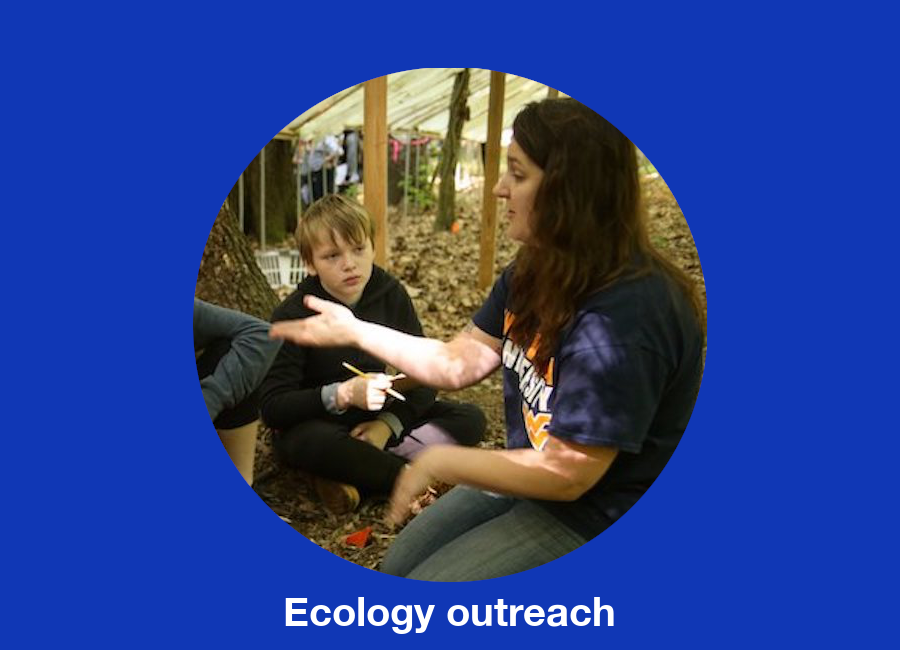
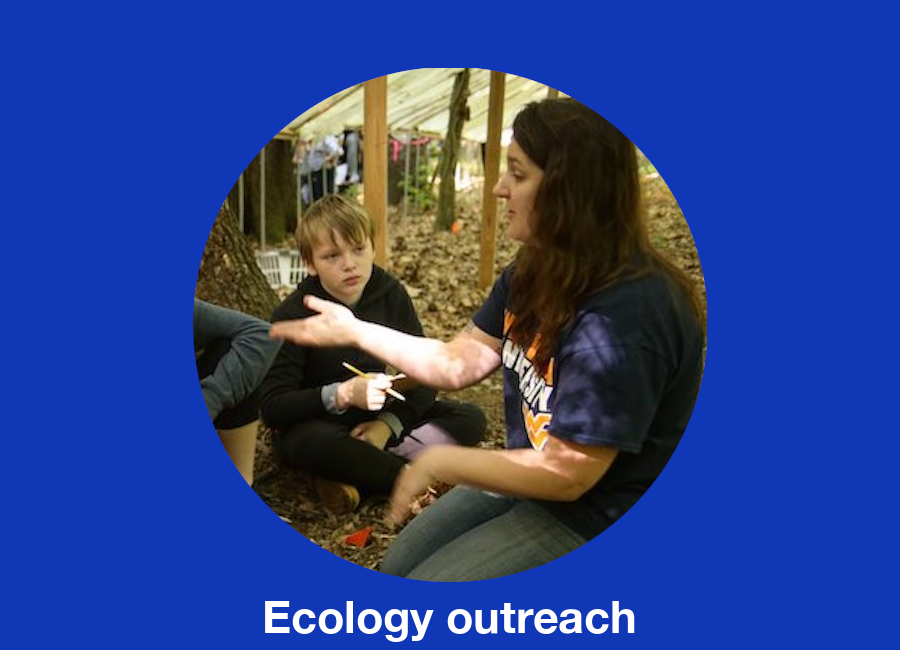
Before/after of a 900 × 650 layered artwork. What changed in the layer stack:
painted on "Ecology outreach" over [265, 597, 635, 642]
